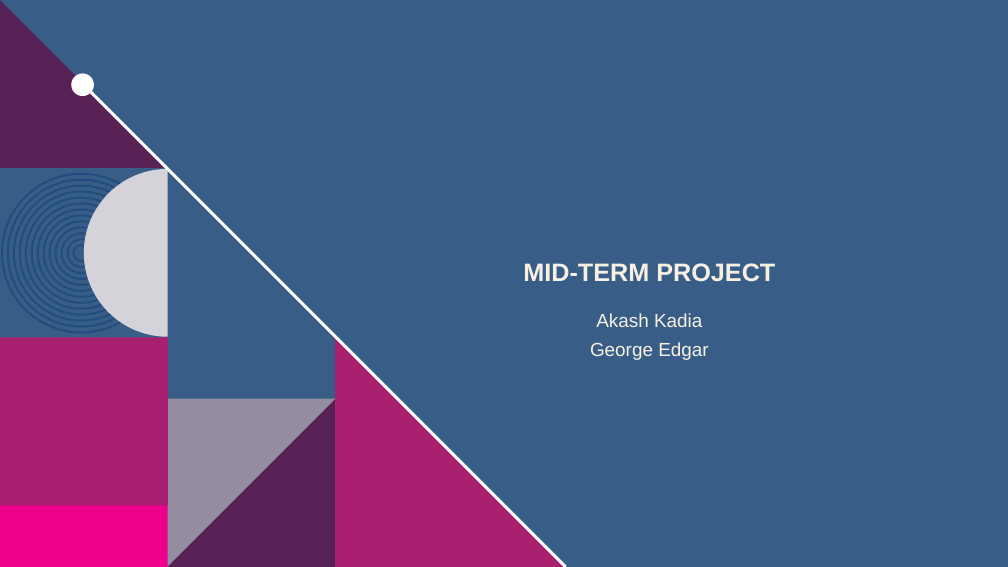
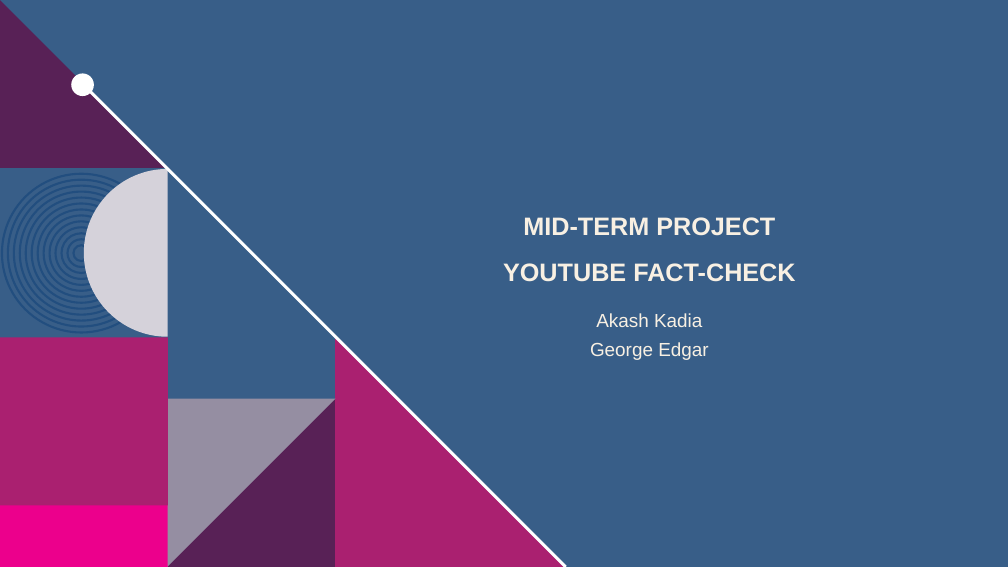
Before and after one commit to AkashKadia47/LHL-Mid-term-Project, a slide deck: slide 1 of Midterm.pptx. Drawn at 1008x567 pixels with LibreOffice and Linux fonts; fonts in the diff are those of the drawing; background and template pictures are left out. Boxes give left, top, right and bottom in pixels: in the first picture for what was removed or moved away, otherwise in the second. Text is boxed around its words. In the diff, an @@ line names an element or a change of style, - is before the commit and + after.

```diff
--- a/Midterm.pptx
+++ b/Midterm.pptx
@@ title at [503,217,795,282]: text changed @@
-MID-TERM PROJECT
+MID-TERM PROJECT
+YOUTUBE FACT-CHECK
```
Also in this commit, not shown: 1 other file.
